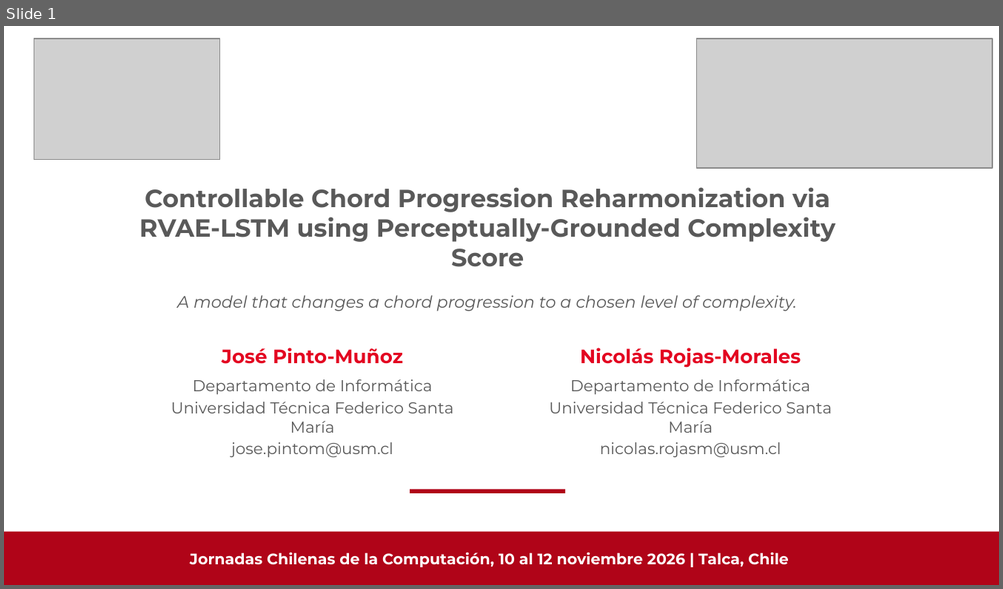
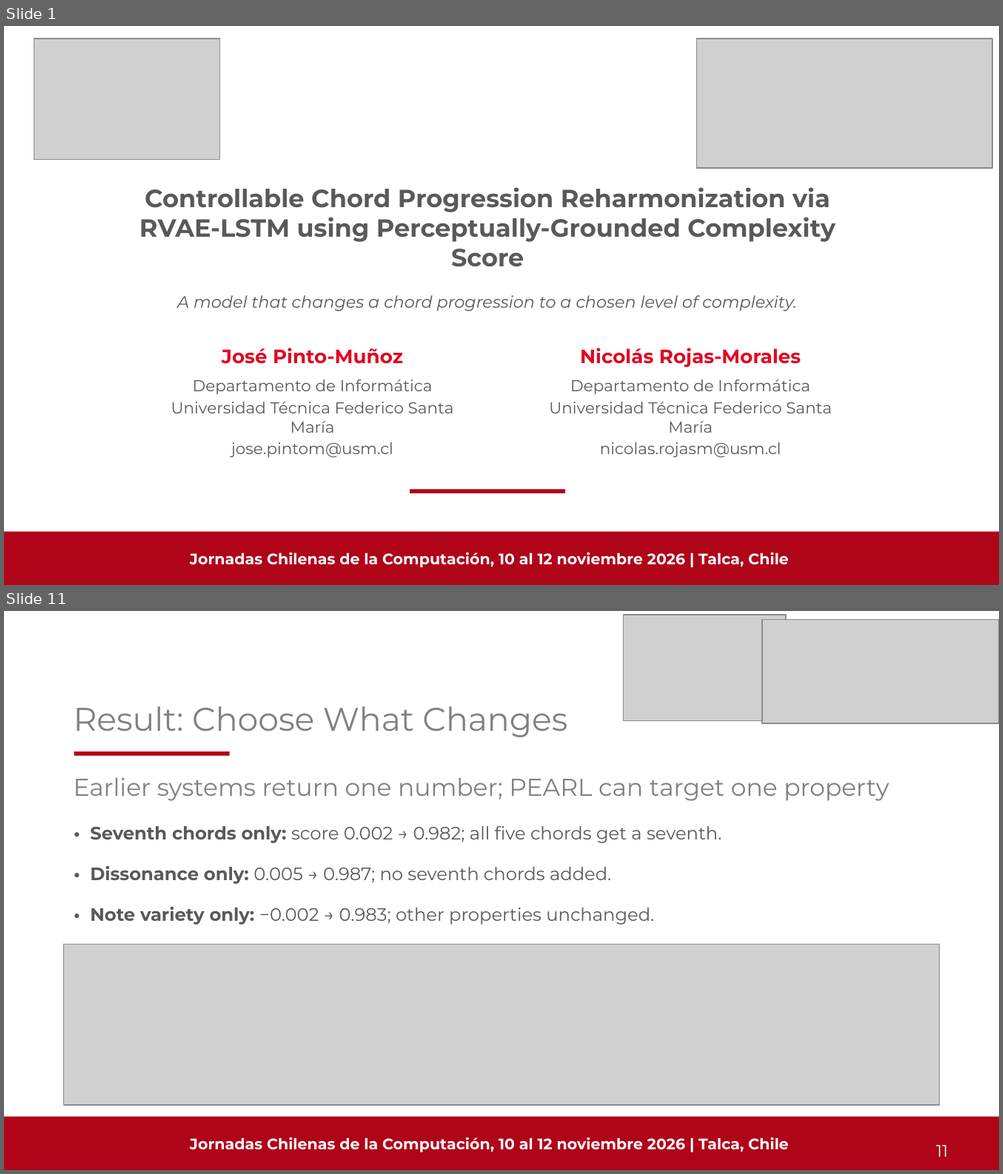
Before and after one commit to Pepebeats-flp/SCL_2.0, a slide deck: JCC2026/PEARL_JCC2026.pptx. Shown one above the other, each under a label of ours: slide 1 before the commit, slides 1 and 11 after it; the slides between them are not shown. The pictures are 1003x589 and 1003x1174 pixels, drawn with LibreOffice and Linux fonts; fonts in the diff are those of the drawing; grey boxes stand for pictures. Boxes give left, top, right and bottom in pixels: in the first picture for what was removed or moved away, otherwise in the second. Text is boxed around its words. In the diff, an @@ line names an element or a change of style, - is before the commit and + after.

```diff
--- a/JCC2026/PEARL_JCC2026.pptx
+++ b/JCC2026/PEARL_JCC2026.pptx
@@ slide 11 added at box(4, 611, 999, 1170), background #FFFFFF @@
@@ picture added at box(623, 615, 785, 721) @@
@@ picture added at box(762, 620, 999, 723) @@
@@ title added at box(74, 706, 567, 738), 23.7 pt, text #808080 @@
+Result: Choose What Changes
@@ rectangle added at box(74, 752, 229, 755), fill #B00418 @@
@@ title added at box(74, 777, 889, 801), 17.7 pt, text #808080 @@
+Earlier systems return one number; PEARL can target one property
@@ text added at box(90, 826, 721, 925), 13 pt, text #595959 @@
+• Seventh chords only: score 0.002 → 0.982; all five chords get a seventh.
+• Dissonance only: 0.005 → 0.987; no seventh chords added.
+• Note variety only: −0.002 → 0.983; other properties unchanged.
@@ picture added at box(64, 944, 939, 1105) @@
@@ rectangle added at box(4, 1117, 999, 1170), fill #B00418 @@
@@ text added at box(190, 1138, 788, 1153), 11 pt, text #FFFFFF, bold @@
+Jornadas Chilenas de la Computación, 10 al 12 noviembre 2026 | Talca, Chile
@@ text added at box(936, 1145, 948, 1157), 12 pt, text #FFFFFF @@
+11
```
Also in this commit, not shown: 13 slides changed, 1 other slide added, 3 slides removed, 18 other files.
